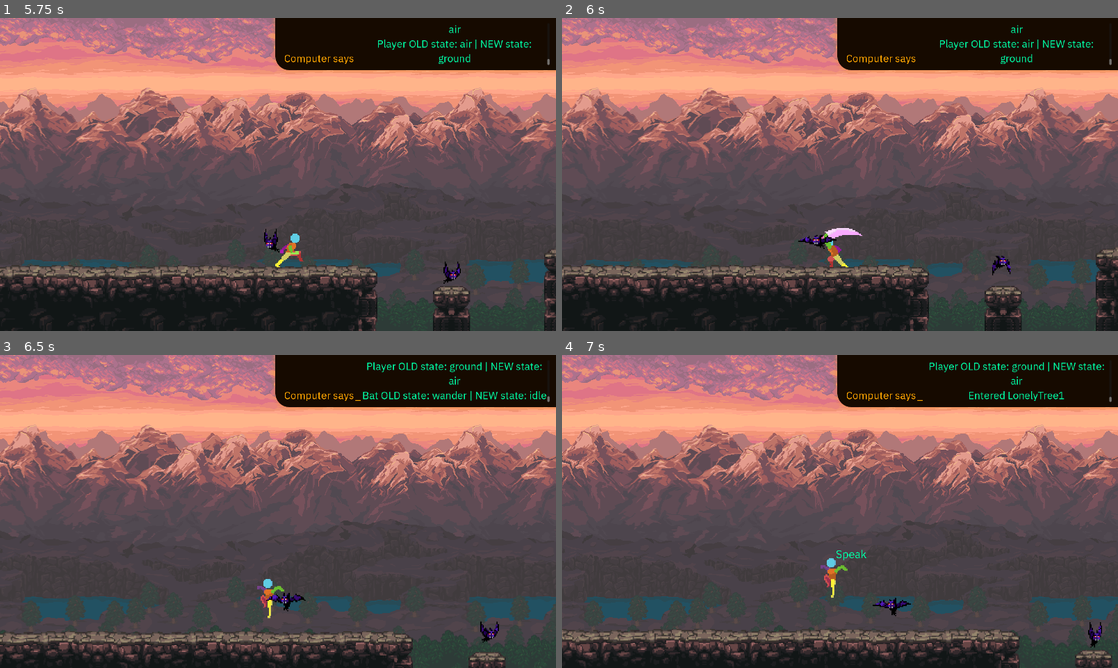
Above: before the commit, frames 1-4 (two rows, left to right).
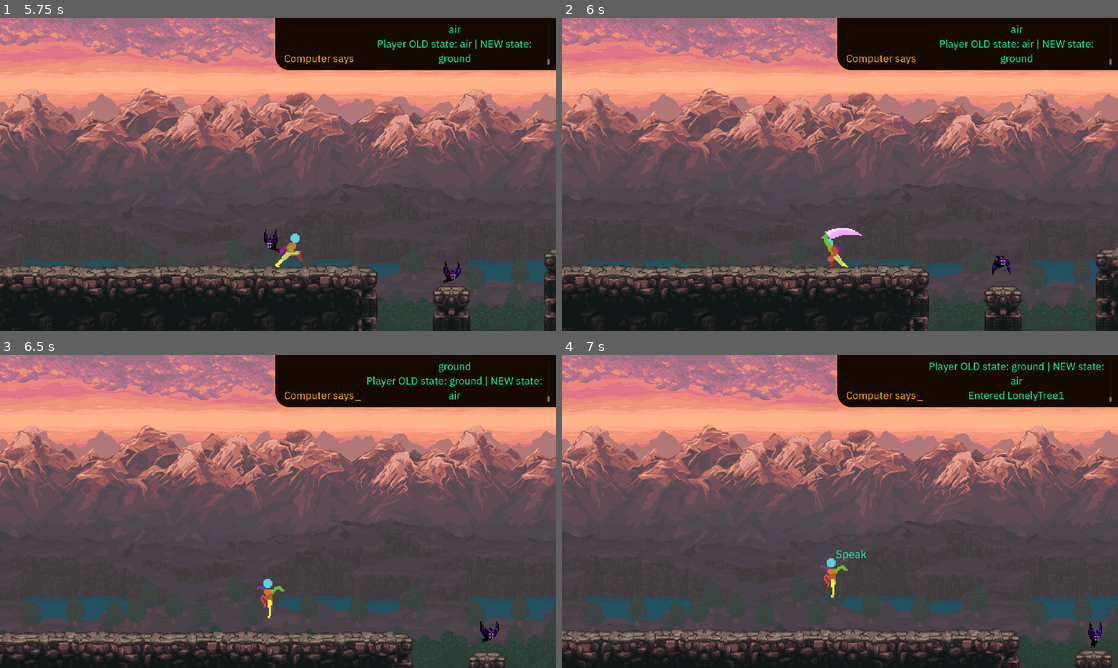
Above: after the commit, the same moments.

Repository: breydenlandberg/blight
Game: Godot game, scene res://levels/level1/level1.tscn
Same seed, same stepped clock (60 frames per second), same inputs: the game is played once before the commit and once after it.
Inputs:
- Up to frame 1 (5.75 s): hold F (attack_basic) 0.53-1.28 s; hold D (move_right) 0.53-2.03 s; tap Space (jump) at 0.77, 1.52, 3.02, 3.77, 4.52 s; tap F (attack_basic) at 1.35, 2.85, 4.55 s; hold A (move_left) 2.03-2.78 s; hold F (attack_basic) 2.03-2.78 s; tap E (interact) at 2.1, 4.35 s; hold D (move_right) 2.78-4.28 s; hold F (attack_basic) 3.53-4.28 s; hold A (move_left) 4.28-5.03 s; hold D (move_right) from 5.03 s (still down); hold F (attack_basic) from 5.03 s (still down)
- Up to frame 2 (6 s): release D (move_right) at 5.78 s; release F (attack_basic) at 5.78 s; hold A (move_left) from 5.78 s (still down); tap F (attack_basic) at 5.85 s
- Up to frame 3 (6.5 s): keep holding A (move_left); tap Space (jump) at 6.02 s
- Up to frame 4 (7 s): keep holding A (move_left); hold F (attack_basic) from 6.53 s (still down); tap E (interact) at 6.6 s; tap Space (jump) at 6.77 s

Frame 1 is identical in both runs. In frame 2, 0.1% of the frame differs, in the area x 42-50%, y 69-74%; in frame 3, 1.2%, in the area x 47-99%, y 2-82%; in frame 4, 0.4%.

Commit message:
Implement basic combat system with entities ('enemies')

Diff:
--- a/enemies/bat/bat.gd
+++ b/enemies/bat/bat.gd
@@ -1,8 +1,21 @@
 extends CharacterBody2D
+
+
+# @export var
+@export var attackable := true
+@export var base_damage := 5
+@export var health := 10
 
 
 # ====================================================================================================
 #
 # Main functions
 func _ready():
-	EnemyManager.loadEnemy(self)
+	EntityManager.load_entity(self)
+
+# ====================================================================================================
+#
+# Helper functions
+func die():
+	#animation.play('die')
+	queue_free()
--- a/enemies/bat/bat.tscn
+++ b/enemies/bat/bat.tscn
@@ -154,9 +154,10 @@
 "": SubResource("AnimationLibrary_8ange")
 }
 
-[node name="BatStateMachine" type="Node2D" parent="." node_paths=PackedStringArray("animation", "entity", "initial_state", "sprite")]
+[node name="BatStateMachine" type="Node2D" parent="." node_paths=PackedStringArray("animation", "attack_animation", "entity", "initial_state", "sprite")]
 script = ExtResource("2_afu81")
 animation = NodePath("../AnimationPlayer")
+attack_animation = NodePath("../AnimationPlayer")
 entity = NodePath("..")
 initial_state = NodePath("Idle")
 sprite = NodePath("../Sprite2D")
--- a/globals/enemy_manager.gd
+++ /dev/null
@@ -1,17 +0,0 @@
-extends Node2D
-
-
-# var
-var enemies: Array[CharacterBody2D]
-
-
-# ====================================================================================================
-#
-# Functions
-func loadEnemy(enemy: CharacterBody2D):
-	enemies.append(enemy)
-	print(enemies[enemies.find(enemy)])
-
-# ====================================================================================================
-#
-# Signals
--- /dev/null
+++ b/globals/entity_manager.gd
@@ -0,0 +1,32 @@
+extends Node2D
+
+
+# var
+var entities: Array[CharacterBody2D]
+
+
+# ====================================================================================================
+#
+# Functions
+func deal_damage(entity: CharacterBody2D, damage: int):
+	if entity.health - damage <= 0:
+		entity.die()
+
+		print(entity, ' died!')
+
+	if entity.attackable and entity.health > 0:
+		entity.health -= damage
+
+		print('Bat ', entities.find(entity), ' is attackable! Took ', damage, ' damage!')
+		print(entity.health)
+	else:
+		print('Bat ', entities[entities.find(entity)], ' is not attackable!')
+
+func load_entity(entity: CharacterBody2D):
+	entities.append(entity)
+
+	print(entities[entities.find(entity)])
+	print('Health: ', entities[entities.find(entity)].health)
+
+func reset():
+	entities.clear()
--- a/killzone/killzone.gd
+++ b/killzone/killzone.gd
@@ -12,4 +12,5 @@
 	timer.start()
 
 func _on_timer_timeout():
+	EntityManager.reset()
 	get_tree().reload_current_scene()
--- a/player/player.gd
+++ b/player/player.gd
@@ -9,14 +9,16 @@
 var is_attacking := false
 var speed := BASE_SPEED
 
-var health := 100
-var energy := 100
-
 # @onready var
 @onready var all_interactions = []
 @onready var interact_label: Label = $Interact/InteractLabel
 @onready var sprite: Sprite2D = $Sprite2D
 @onready var ui_manager: CanvasLayer = %UIManager
+
+# @export var
+@export var base_damage := 5
+@export var energy := 100
+@export var health := 100
 
 
 # ====================================================================================================
@@ -109,15 +111,11 @@
 	update_interactions()
 
 # Attack
-# General
 func _on_attack_animation_player_animation_finished(anim_name: StringName):
 	match anim_name:
 		'attack_basic', 'attack_basic_flip_h':
 			is_attacking = false
 			speed = BASE_SPEED
-			#print('player is no longer attacking')
 
-# Basic attack
 func _on_basic_attack_hitbox_body_entered(body: Node2D):
-	print(EnemyManager.enemies.find(body))
-	#EnemyManager.deal_damage(EnemyManager.enemies[EnemyManager.enemies.find(body)], PlayerManager.attack_basic_damage)
+	EntityManager.deal_damage(body, base_damage)
--- a/player/state_machine/states/air.gd
+++ b/player/state_machine/states/air.gd
@@ -72,9 +72,3 @@
 				return false
 			else:
 				return true
-
-# ====================================================================================================
-#
-# Signal functions
-#
-#
--- a/player/state_machine/states/ground.gd
+++ b/player/state_machine/states/ground.gd
@@ -72,9 +72,3 @@
 				return false
 			else:
 				return true
-
-# ====================================================================================================
-#
-# Signal functions
-#
-#
--- a/project.godot
+++ b/project.godot
@@ -17,7 +17,7 @@
 
 [autoload]
 
-EnemyManager="*res://globals/enemy_manager.gd"
+EntityManager="*res://globals/entity_manager.gd"
 SignalBus="*res://globals/signal_bus.gd"
 
 [display]
